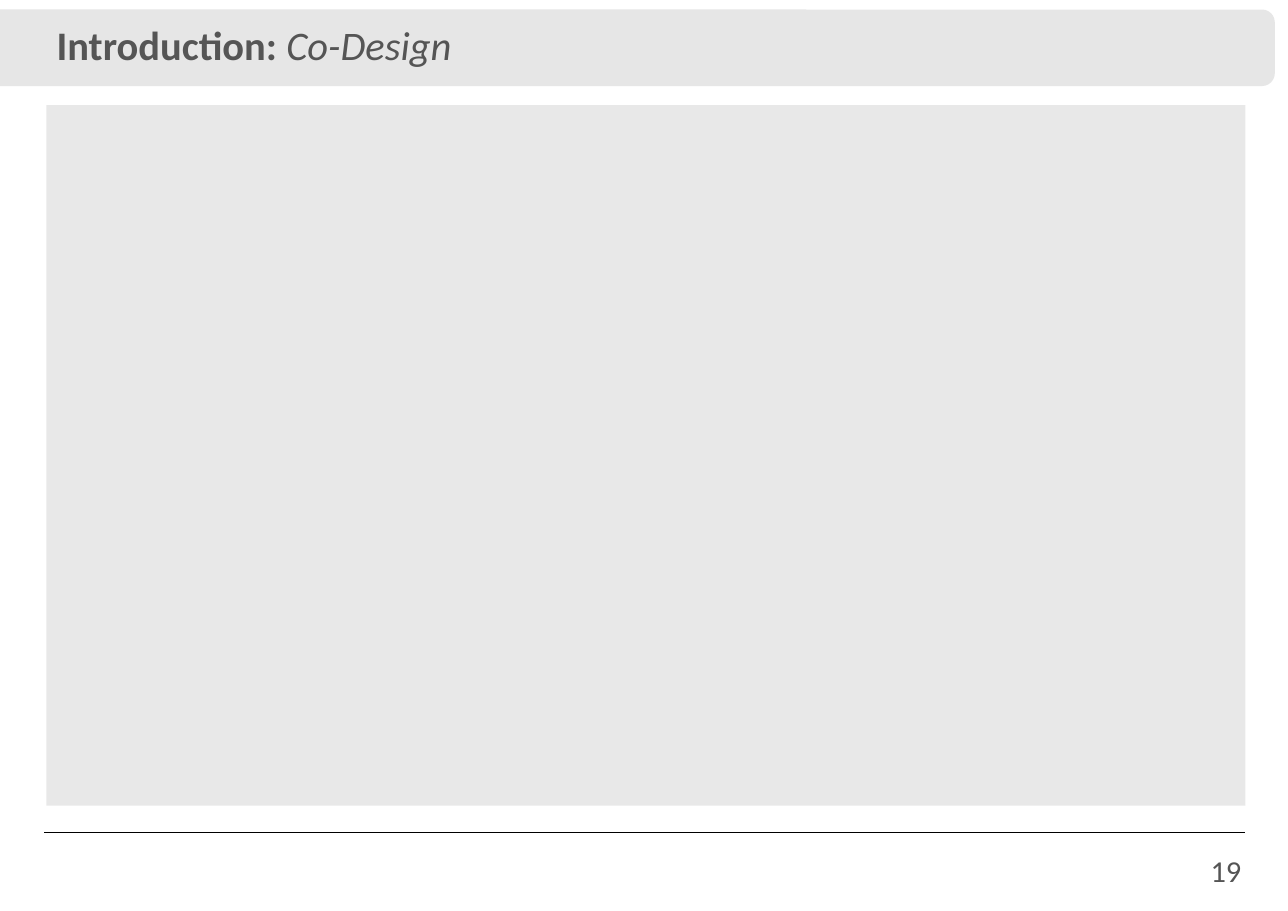
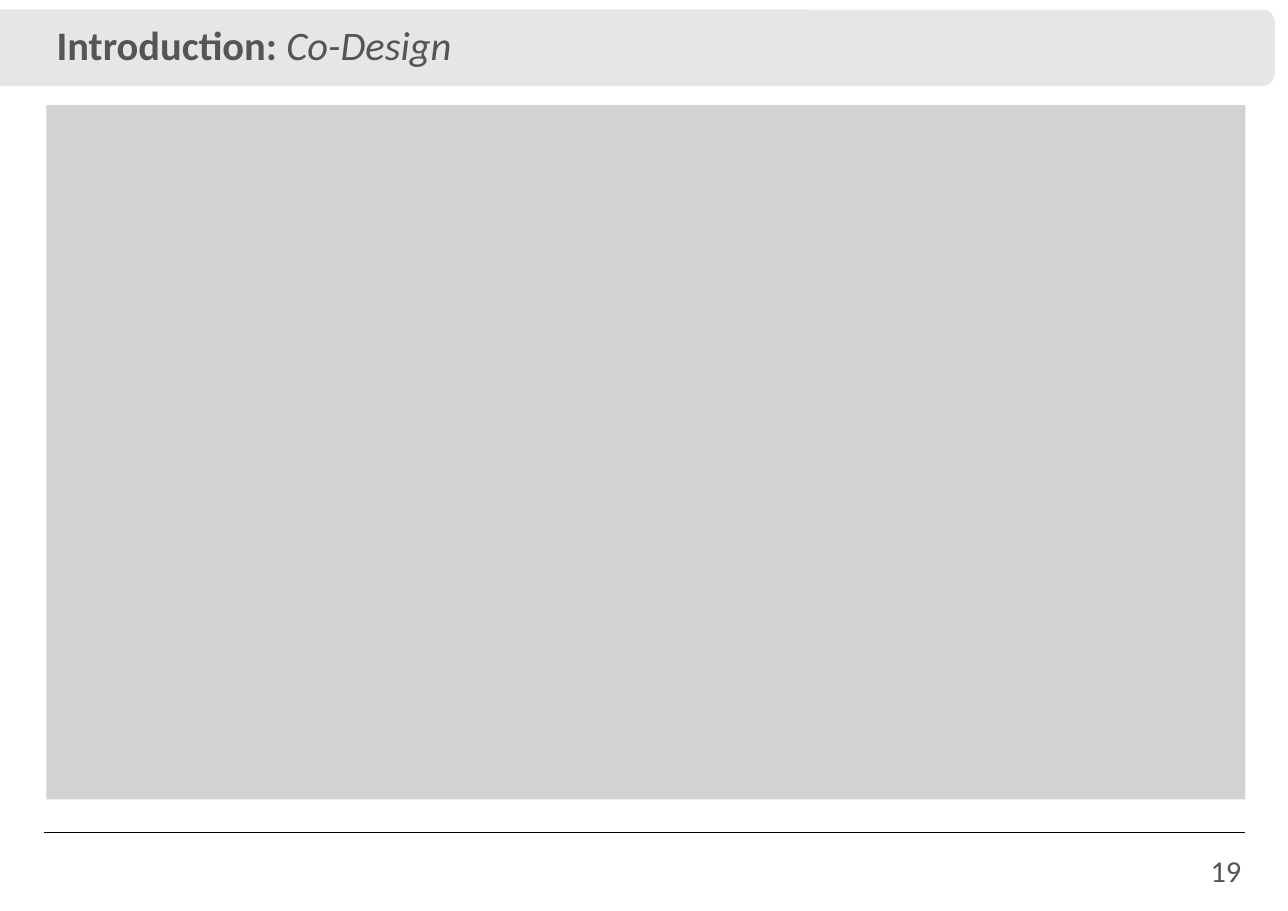
Before and after one commit to IvanRehder/Dissertacao, a slide deck: slide 19 of Apresentação/Apresentação.pptx. Drawn at 1288x911 pixels with LibreOffice and Linux fonts; fonts in the diff are those of the drawing; background and template pictures are left out. Boxes give left, top, right and bottom in pixels: in the first picture for what was removed or moved away, otherwise in the second. Text is boxed around its words. In the diff, an @@ line names an element or a change of style, - is before the commit and + after.

```diff
--- a/Apresentação/Apresentação.pptx
+++ b/Apresentação/Apresentação.pptx
@@ rectangle: place and size @@
-rectangle at (46,106,1246,806)
+rectangle at (46,106,1246,800)
@@ rectangle at (46,106,1246,800): fill #D2D2D2 at 50% opacity to #D2D2D2 @@
```
Also in this commit, not shown: 18 other slides changed, 6 slides added, 6 slides removed, 3 other files.
